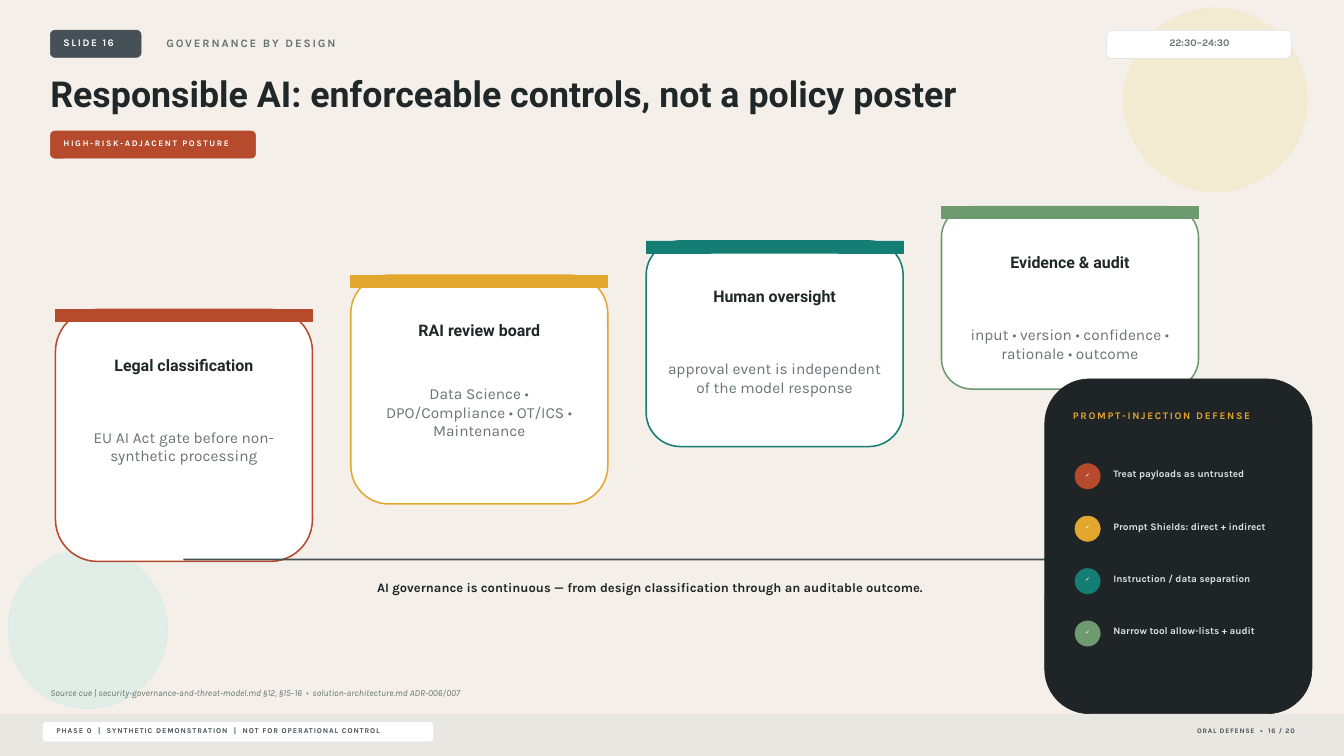
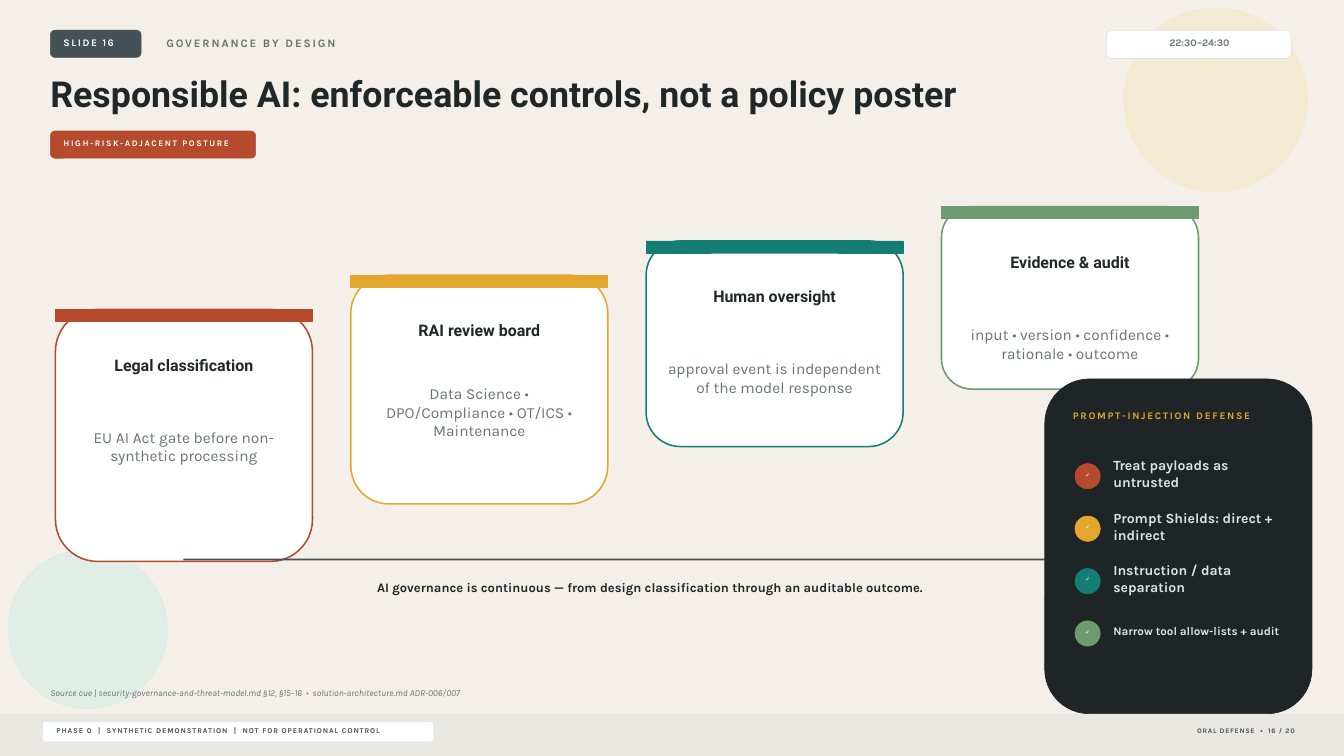
Before and after one commit to frkim/NovaSteel3, a slide deck: slide 16 of docs/presentation/NovaSteel-Oral-Defense.pptx. Drawn at 1344x756 pixels with LibreOffice and Linux fonts; fonts in the diff are those of the drawing. Boxes give left, top, right and bottom in pixels: in the first picture for what was removed or moved away, otherwise in the second. Text is boxed around its words. In the diff, an @@ line names an element or a change of style, - is before the commit and + after.

```diff
--- a/docs/presentation/NovaSteel-Oral-Defense.pptx
+++ b/docs/presentation/NovaSteel-Oral-Defense.pptx
@@ size 7.1 to 10 pt in 3 elements at <box>1113,460,1229,487</box>, <box>1113,513,1262,540</box>, <box>1113,565,1231,596</box> @@
@@ text "Narrow tool allow-lists + audit" at <box>1113,627,1280,635</box>: size 7.1 to 8.3 pt @@
```
Also in this commit, not shown: 2 other slides changed, 19 other files.
